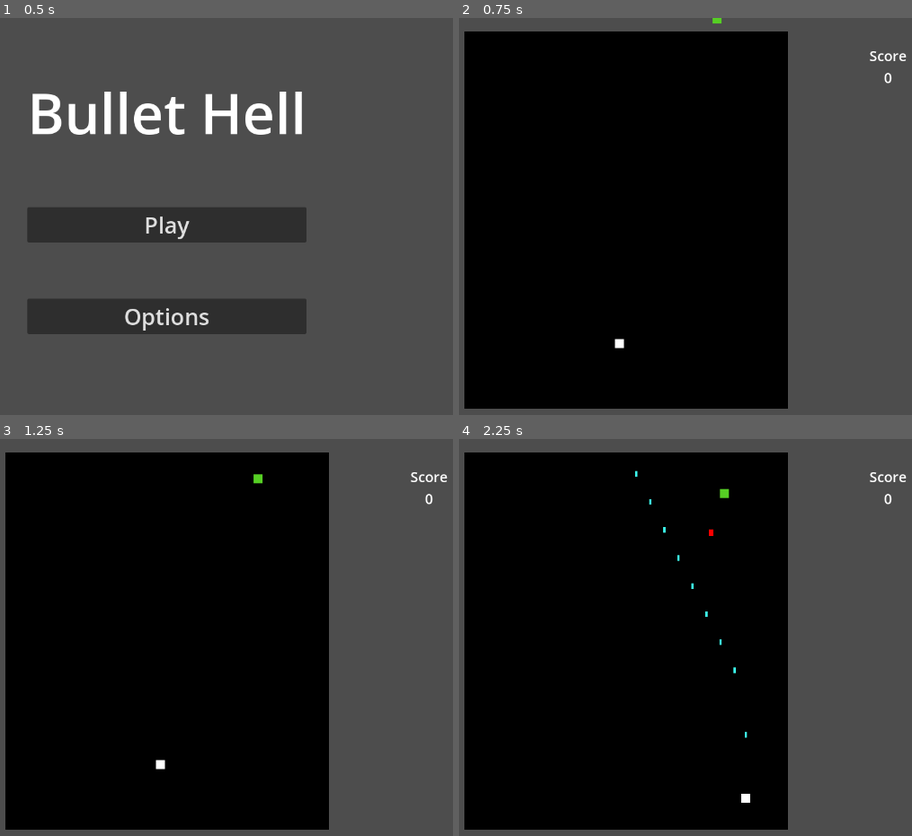
Above: before the commit, frames 1-4 (two rows, left to right).
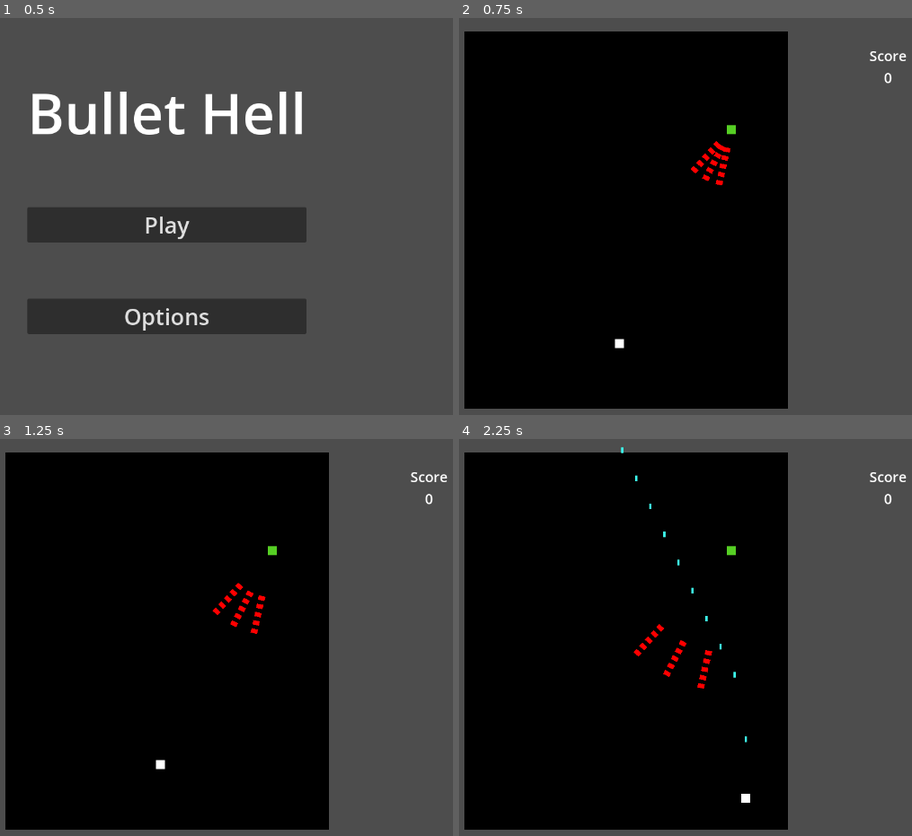
Above: after the commit, the same moments.

Repository: lukeledvina/Bullet-Hell-Godot
Game: Godot game, scene res://Scenes/main_menu.tscn
Two runs of this game, one before a commit and one after it. Both use one fixed random seed, a clock stepped at 60 frames per second and the inputs below.
Inputs:
- Up to frame 1 (0.5 s): no input
- Up to frame 2 (0.75 s): click "Play" at 0.5 s
- Up to frame 3 (1.25 s): no input
- Up to frame 4 (2.25 s): hold D (right) 1.28-2.03 s; hold Space (shoot) 1.28-2.03 s; hold S (down) from 2.03 s (still down); tap Space (shoot) at 2.1 s

Frame 1 is identical in both runs. In frame 2, 0.4% of the frame differs, in the area x 51-62%, y 0-43%; in frame 3, 0.4%; in frame 4, 0.6%, in the area x 35-64%, y 2-77%.

Commit message:
Added customizable enemy shooting behavior

Diff:
--- a/Scenes/bug.tscn
+++ b/Scenes/bug.tscn
@@ -6,6 +6,21 @@
 
 [sub_resource type="RectangleShape2D" id="RectangleShape2D_tnopf"]
 size = Vector2(16, 16)
+
+[sub_resource type="Animation" id="Animation_6lhe0"]
+length = 0.001
+tracks/0/type = "value"
+tracks/0/imported = false
+tracks/0/enabled = true
+tracks/0/path = NodePath(".:position")
+tracks/0/interp = 1
+tracks/0/loop_wrap = true
+tracks/0/keys = {
+"times": PackedFloat32Array(0),
+"transitions": PackedFloat32Array(1),
+"update": 0,
+"values": [Vector2(0, 0)]
+}
 
 [sub_resource type="Animation" id="Animation_gtb0o"]
 resource_name = "movement"
@@ -40,21 +55,6 @@
 }]
 }
 
-[sub_resource type="Animation" id="Animation_6lhe0"]
-length = 0.001
-tracks/0/type = "value"
-tracks/0/imported = false
-tracks/0/enabled = true
-tracks/0/path = NodePath(".:position")
-tracks/0/interp = 1
-tracks/0/loop_wrap = true
-tracks/0/keys = {
-"times": PackedFloat32Array(0),
-"transitions": PackedFloat32Array(1),
-"update": 0,
-"values": [Vector2(0, 0)]
-}
-
 [sub_resource type="AnimationLibrary" id="AnimationLibrary_duyv2"]
 _data = {
 "RESET": SubResource("Animation_6lhe0"),
--- a/Scenes/enemy.tscn
+++ b/Scenes/enemy.tscn
@@ -17,4 +17,6 @@
 
 [node name="AnimationPlayer" type="AnimationPlayer" parent="."]
 
+[node name="Rotater" type="Node2D" parent="."]
+
 [connection signal="timeout" from="ProjectileCooldown" to="." method="_on_projectile_cooldown_timeout"]
--- a/Scenes/level.tscn
+++ b/Scenes/level.tscn
@@ -42,7 +42,7 @@
 shape = SubResource("RectangleShape2D_btfw6")
 
 [node name="Enemies" type="Node2D" parent="."]
-position = Vector2(802, -5)
+position = Vector2(827, 199)
 
 [node name="Bug" parent="Enemies" instance=ExtResource("3_ks7e4")]
 
--- a/Scripts/bug.gd
+++ b/Scripts/bug.gd
@@ -1,12 +1,3 @@
 extends Enemy
 
-func _ready():
-	var starting_pos = global_position
-	$AnimationPlayer.play("movement")
-	global_position = starting_pos
-
-
-func attack():
-	direction = ($"../../Player".global_position - global_position).normalized()
-	emit_signal("enemy_shooting", global_position, direction)
-	print(direction)
+#var direction = ($"../../Player".global_position - global_position).normalized()
--- a/Scripts/enemy.gd
+++ b/Scripts/enemy.gd
@@ -4,8 +4,17 @@
 signal enemy_shooting(enemy_pos)
 signal enemy_killed(score_value)
 var score_value: int = 100
+var direction: Vector2
 
-var direction: Vector2
+
+var spawn_point_count: int = 3
+var projectile_speed: int = 100
+var arc_degrees: int = 30
+var spacing: int = 15
+var rows: int = 5
+var radius: int = 20
+var projectile_scene = preload("res://Scenes/enemy_projectile.tscn")
+@onready var rotater = $Rotater
 
 var health: int = 1:
 	set(value):
@@ -15,5 +24,41 @@
 		else:
 			health = value
 
+
+func _ready():
+	#ignore this :))
+	spawn_point_count += 1
+
+	var step = (arc_degrees * PI/180) / spawn_point_count
+	var current_spacing = 0
+	for i in rows:
+		var alternator: int = 1
+		for k in range(spawn_point_count):
+			var spawn_point = Node2D.new()
+			var pos = Vector2(radius + current_spacing, 0).rotated(step * k * alternator)
+			if alternator == -1:
+				pos = Vector2(radius + current_spacing, 0).rotated(step * (k - 1) * alternator)
+			spawn_point.position = pos
+			spawn_point.rotation = pos.angle()
+			rotater.add_child(spawn_point)
+			alternator = -alternator
+
+		current_spacing += spacing
+
+	attack()
+
+
 func attack():
-	emit_signal("enemy_shooting", global_position, direction)
+	# make rotater's initial rotation in the direction of the player
+	var direction = ($"../../Player".global_position - global_position).normalized()
+	rotater.rotation_degrees = rad_to_deg(direction.angle())# - arc_degrees/2
+
+
+	for point in rotater.get_children():
+		var projectile = projectile_scene.instantiate()
+		projectile.speed = projectile_speed
+		var root = get_tree().get_root()
+		var current_scene = root.get_child(root.get_child_count()-1)
+		current_scene.add_child.call_deferred(projectile)
+		projectile.position = point.global_position
+		projectile.rotation = point.global_rotation
--- a/Scripts/enemy_projectile.gd
+++ b/Scripts/enemy_projectile.gd
@@ -6,10 +6,10 @@
 var player_layer: int = 1
 var boundary_layer: int = 16
 
-var direction: Vector2
+
 
 func _physics_process(delta):
-	global_position += speed * delta * direction
+	position += speed * delta * transform.x
 
 func _on_body_entered(body):
 	if body.collision_layer == player_layer:
--- a/Scripts/level.gd
+++ b/Scripts/level.gd
@@ -4,7 +4,6 @@
 var player_death_position: Vector2
 
 var projectile_scene: PackedScene = preload("res://Scenes/player_projectile.tscn")
-var projectile_offset: Vector2 = Vector2(0, -8)
 @onready var player_projectile_container: Node = $PlayerProjectiles
 @onready var score_number_label: Label = $UserInterface/MarginContainer/VBoxContainer/ScoreNumber
 
@@ -18,25 +17,16 @@
 
 	for enemy in $Enemies.get_children():
 		enemy.connect("enemy_killed", _on_enemy_killed)
-		enemy.connect("enemy_shooting", _on_enemy_shooting)
 
 
 func _on_player_shooting(player_pos):
 	var projectile = projectile_scene.instantiate()
 	player_projectile_container.add_child(projectile)
-	projectile.global_position = player_pos + projectile_offset
+	projectile.global_position = player_pos
 
 func _on_enemy_killed(score_value):
 	Globals.score += score_value
 	score_number_label.text = str(Globals.score)
-
-func _on_enemy_shooting(enemy_pos, direction):
-	var enemy_projectile = enemy_projectile_scene.instantiate()
-	enemy_projectile.connect("player_killed", _on_player_killed)
-	enemy_projectile_container.add_child(enemy_projectile)
-	enemy_projectile.global_position = enemy_pos - projectile_offset
-
-	enemy_projectile.direction = direction
 
 
 func _on_player_killed():
